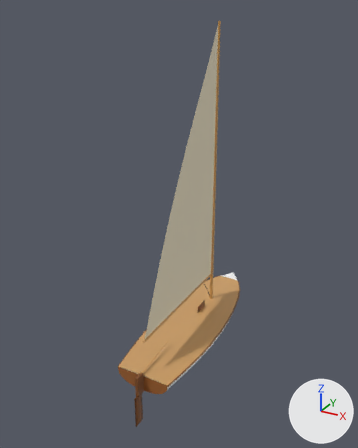
The glTF model art/boats/jolly-boat.far.glb, before and after one commit.
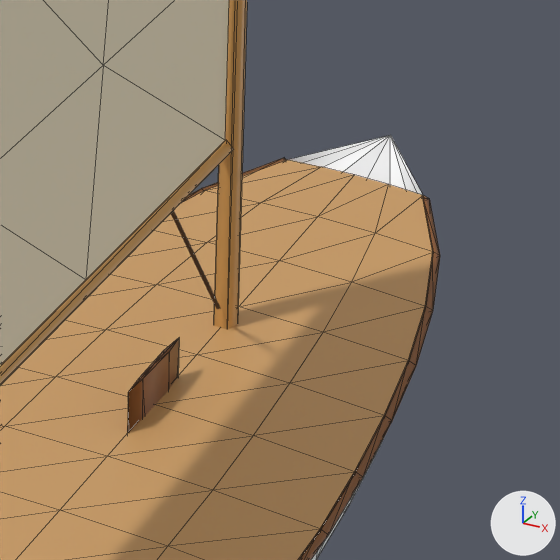
There are two pictures of each version: one whole from a 50 mm lens placed at (4.05, -7.92, 6.47), pointed at (-0.21, -0.17, 2.59), one close up on the part from 50% to 72% of the width and 57% to 74% of the height. Lighting does not change. The marker at lower right points along +X, +Y and +Z. The first two pictures are the older version. The close-ups show mesh edges as thin lines. Where no turn or scale is listed for an object, it has been applied to the vertices. Vertices at exactly the same position are counted once.

Names of what the first close-up shows: 'boom', 'daggerboard', 'hull', 'mast', 'sail' and 1 more.
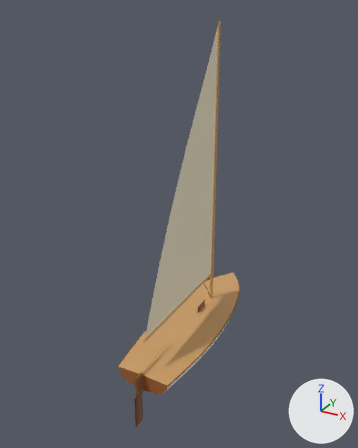
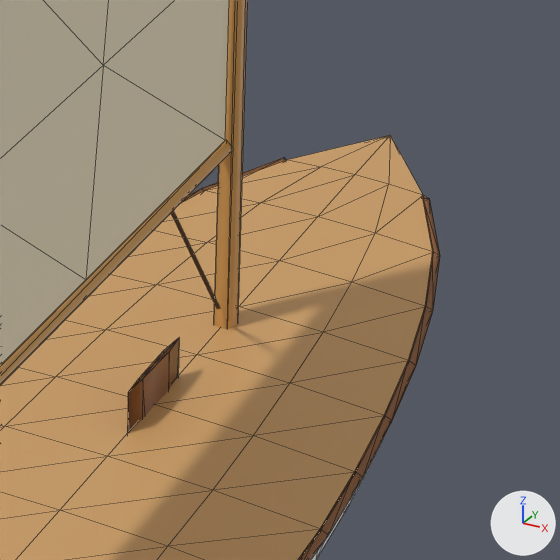
Where the change shows, as pixel boxes (x1, y1, x2, y2) in the close-ups (560 x 560 px):
```json
{"part": 1, "of": "me_mesh_0", "change": "added", "after": [288, 135, 423, 195], "on screen": "orange"}
```

Edits to the scene script, one JSON object a line:
```json
{"block": "me_mesh_0", "where": "# used by ob_hull; location = (0.0, 0.0, 0.0)"}
{"block": "me_mesh_0", "where": "# verts and faces of me_mesh_0; kept vertices keep their numbers, new ones are numbered from 278"}
{"block": "me_mesh_0", "where": "# before: 28 (0.0, 2.25, 0.39) at pixel (390, 135), 112 (0.24, 1.95, 0.38) at pixel (423, 195), 113 (-0.24, 1.95, 0.38) at pixel (287, 159), 273 (0.12, 1.95, 0.38) at pixel (388, 184), 275 (0.0, 1.95, 0.39) at pixel (354, 174)"}
{"block": "me_mesh_0", "where": "# before: 277 (-0.12, 1.95, 0.38) at pixel (321, 166)"}
{"op": "remove", "block": "me_mesh_0", "code": "me_mesh_0.from_pydata(...)  # 278 vertices, 509 faces; spans x -0.71..0.72, y -1.95..2.25, z -0.09..0.39"}
{"op": "add", "block": "me_mesh_0", "code": "me_mesh_0.from_pydata(...)  # 258 vertices, 504 faces; spans x -0.71..0.72, y -1.95..2.25, z -0.09..0.39"}
{"block": "me_mesh_0", "change": "me_mesh_0 part 1"}
{"op": "add", "block": "me_mesh_0", "code": "faces += [(28, 273, 112), (28, 275, 273), (28, 277, 275), (28, 113, 277)]  # mat_deck"}
{"block": "me_mesh_0", "change": "other edits to the shape of me_mesh_0 do not show in these pictures"}
```
